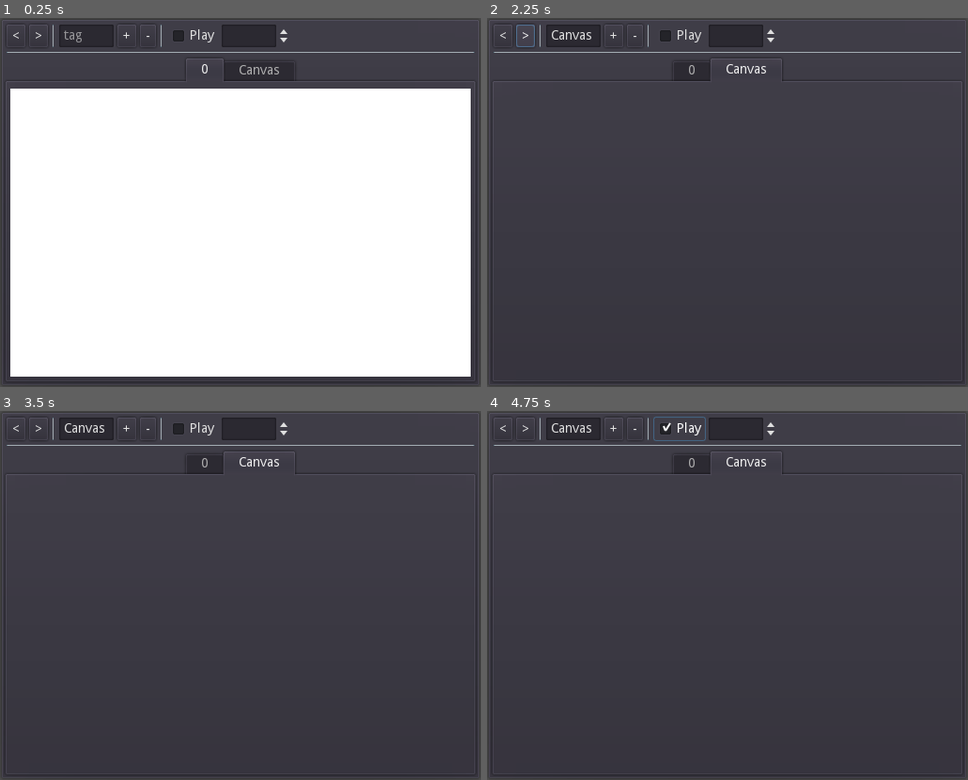
Above: before the commit, frames 1-4 (two rows, left to right).
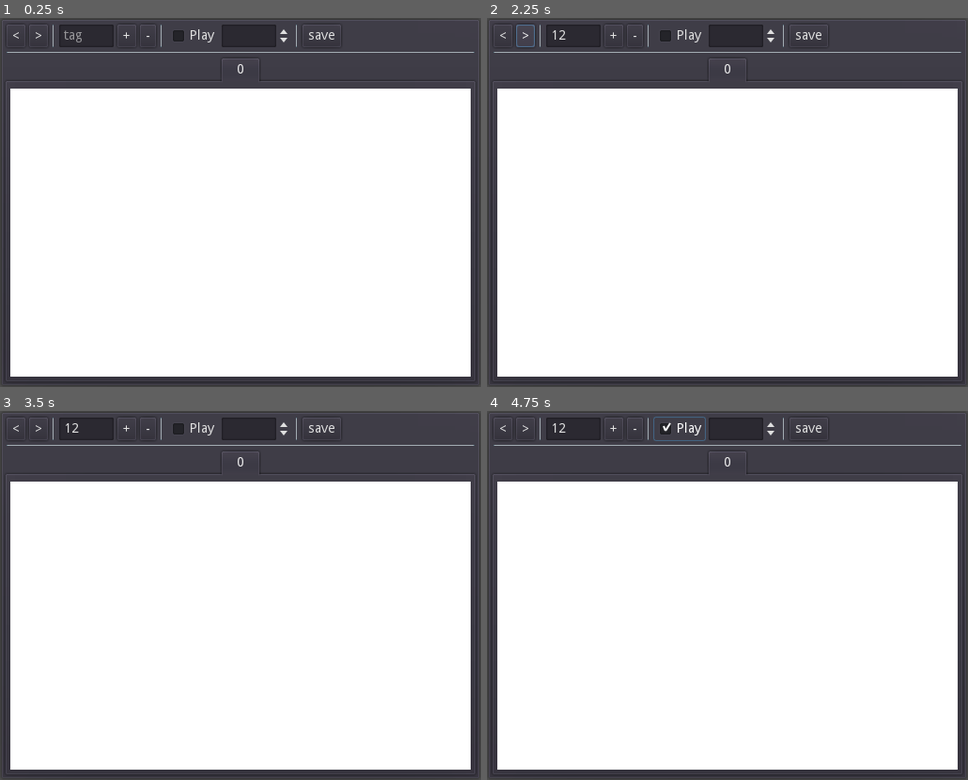
Above: after the commit, the same moments.

Repository: boukew99/scratch_animator
Game: Godot game, scene res://animater.tscn
Same seed, same stepped clock (60 frames per second), same inputs: the game is played once before the commit and once after it.
Inputs (mouse positions are in pixels of both pictures, inside the frame that each line leads up to):
- Up to frame 1 (0.25 s): no input
- Up to frame 2 (2.25 s): click (573, 36) at 0.52 s; type "12" at 0.6 s; click "<" at 1.25 s; click ">" at 2 s
- Up to frame 3 (3.5 s): click (240, 625) at 2.75 s
- Up to frame 4 (4.75 s): click (809, 429) at 3.5 s, where only the run after the commit has a clickable "save"; click "Play" at 4.25 s

The runs differ from the first frame. In frame 1, 0.3% of the frame differs, in the area x 38-70%, y 1-18%; in frame 2, 75%, in the area x 2-98%, y 1-98%; in frame 3, 75%; in frame 4, 75%.

Commit message:
added saving and screenshot

Diff:
--- a/animater.gd
+++ b/animater.gd
@@ -4,13 +4,12 @@
 
 onready var frames = $VBoxContainer/TabContainer
 
-
 func _on_Next_pressed():
-	frames.current_tab += 1
+	frames.current_tab = clamp(frames.current_tab + 1, 0, frames.get_child_count())
 
 
 func _on_Prev_pressed():
-	frames.current_tab -= 1
+	frames.current_tab  = clamp(frames.current_tab - 1, 0, frames.get_child_count())
 
 
 func _on_Tag_text_entered(new_text):
@@ -45,3 +44,19 @@
 
 func _on_FPSTimer_timeout():
 	frames.current_tab = wrapi(frames.current_tab + 1, 0, frames.get_child_count())
+
+
+func _on_Save_pressed():
+	$FileDialog.popup_centered()
+
+
+func _on_FileDialog_dir_selected(dir):
+	for index in range(frames.get_child_count()):
+		frames.current_tab = index
+		get_viewport().set_clear_mode(Viewport.CLEAR_MODE_ONLY_NEXT_FRAME)
+		yield(VisualServer, "frame_post_draw")
+
+		var image = get_viewport().get_texture().get_data()
+		image.flip_y() # capture is y-flipped
+		var frame = frames.get_child(index)
+		image.get_rect(frame.get_global_rect()).save_png(dir.plus_file(frame.name + ".png"))
--- a/animater.tscn
+++ b/animater.tscn
@@ -1,8 +1,7 @@
-[gd_scene load_steps=8 format=2]
+[gd_scene load_steps=13 format=2]
 
 [ext_resource path="res://animater.gd" type="Script" id=1]
 [ext_resource path="res://addons/canvas/canvas_with_background.tscn" type="PackedScene" id=2]
-[ext_resource path="res://addons/canvas/canvas_optimized.tscn" type="PackedScene" id=3]
 
 [sub_resource type="InputEventAction" id=3]
 action = "ui_page_down"
@@ -15,6 +14,24 @@
 
 [sub_resource type="ShortCut" id=2]
 shortcut = SubResource( 1 )
+
+[sub_resource type="InputEventKey" id=5]
+scancode = 65
+
+[sub_resource type="ShortCut" id=6]
+shortcut = SubResource( 5 )
+
+[sub_resource type="InputEventKey" id=7]
+scancode = 83
+
+[sub_resource type="ShortCut" id=8]
+shortcut = SubResource( 7 )
+
+[sub_resource type="InputEventKey" id=9]
+scancode = 80
+
+[sub_resource type="ShortCut" id=10]
+shortcut = SubResource( 9 )
 
 [node name="Animater" type="PanelContainer"]
 anchor_right = 1.0
@@ -34,6 +51,7 @@
 [node name="Prev" type="Button" parent="VBoxContainer/HBoxContainer"]
 margin_right = 20.0
 margin_bottom = 24.0
+hint_tooltip = "previous"
 action_mode = 0
 shortcut = SubResource( 4 )
 text = "<"
@@ -42,6 +60,7 @@
 margin_left = 24.0
 margin_right = 44.0
 margin_bottom = 24.0
+hint_tooltip = "next"
 action_mode = 0
 shortcut = SubResource( 2 )
 text = ">"
@@ -63,12 +82,16 @@
 margin_left = 118.0
 margin_right = 138.0
 margin_bottom = 24.0
+hint_tooltip = "add"
+shortcut = SubResource( 6 )
 text = "+"
 
 [node name="Sub" type="Button" parent="VBoxContainer/HBoxContainer"]
 margin_left = 142.0
 margin_right = 159.0
 margin_bottom = 24.0
+hint_tooltip = "subtract"
+shortcut = SubResource( 8 )
 text = "-"
 
 [node name="VSeparator2" type="VSeparator" parent="VBoxContainer/HBoxContainer"]
@@ -80,6 +103,7 @@
 margin_left = 171.0
 margin_right = 225.0
 margin_bottom = 24.0
+shortcut = SubResource( 10 )
 text = "Play"
 
 [node name="FPS" type="SpinBox" parent="VBoxContainer/HBoxContainer"]
@@ -90,6 +114,18 @@
 max_value = 60.0
 value = 1.0
 suffix = "fps"
+
+[node name="VSeparator3" type="VSeparator" parent="VBoxContainer/HBoxContainer"]
+margin_left = 307.0
+margin_right = 311.0
+margin_bottom = 24.0
+
+[node name="Save" type="Button" parent="VBoxContainer/HBoxContainer"]
+margin_left = 315.0
+margin_right = 356.0
+margin_bottom = 24.0
+hint_tooltip = "create a new directory where to store the frames"
+text = "save"
 
 [node name="HSeparator" type="HSeparator" parent="VBoxContainer"]
 margin_top = 28.0
@@ -109,10 +145,16 @@
 margin_right = -4.0
 margin_bottom = -4.0
 
-[node name="Canvas" parent="VBoxContainer/TabContainer" instance=ExtResource( 3 )]
-visible = false
+[node name="FPSTimer" type="Timer" parent="."]
 
-[node name="FPSTimer" type="Timer" parent="."]
+[node name="FileDialog" type="FileDialog" parent="."]
+margin_right = 356.0
+margin_bottom = 250.0
+window_title = "Open a Directory"
+mode = 2
+access = 2
+current_dir = "/Users/bouke/Documents/GitHub/scratch_animater"
+current_path = "/Users/bouke/Documents/GitHub/scratch_animater/"
 
 [connection signal="pressed" from="VBoxContainer/HBoxContainer/Prev" to="." method="_on_Prev_pressed"]
 [connection signal="pressed" from="VBoxContainer/HBoxContainer/Next" to="." method="_on_Next_pressed"]
@@ -121,5 +163,7 @@
 [connection signal="pressed" from="VBoxContainer/HBoxContainer/Sub" to="." method="_on_Sub_pressed"]
 [connection signal="toggled" from="VBoxContainer/HBoxContainer/Play" to="." method="_on_Play_toggled"]
 [connection signal="value_changed" from="VBoxContainer/HBoxContainer/FPS" to="." method="_on_FPS_value_changed"]
+[connection signal="pressed" from="VBoxContainer/HBoxContainer/Save" to="." method="_on_Save_pressed"]
 [connection signal="tab_changed" from="VBoxContainer/TabContainer" to="." method="_on_TabContainer_tab_changed"]
 [connection signal="timeout" from="FPSTimer" to="." method="_on_FPSTimer_timeout"]
+[connection signal="dir_selected" from="FileDialog" to="." method="_on_FileDialog_dir_selected"]
--- a/project.godot
+++ b/project.godot
@@ -12,6 +12,7 @@
 
 config/name="scratch_animater"
 run/main_scene="res://animater.tscn"
+run/low_processor_mode=true
 config/icon="res://icon.png"
 
 [display]
Not shown, added: icon.png.import
Not shown, added: screenshot/.gdignore
Binary file added: screenshot/Screenshot 2022-03-07 164921.png
Not shown, changed: .gitattributes
